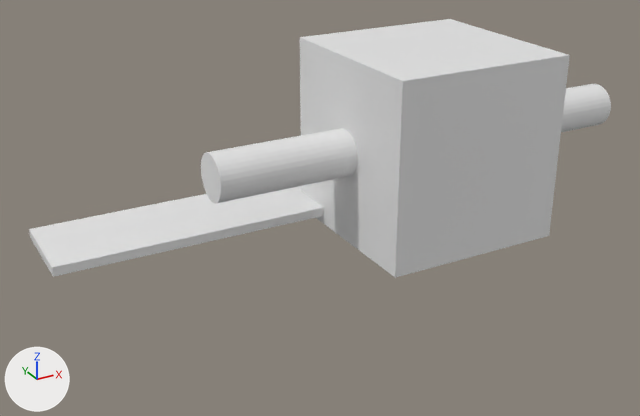
Two versions of the Blender file bicycle/振れ取り/振れ取り台/計測パーツ.blend, one commit apart.
Before and after are seen from a camera (50 mm lens) standing at (-0.0541, -0.0747, 0.0317) and looking at (-0.0114, 0.0028, -0.0071). Every picture has the same lights, and +X, +Y and +Z are marked at lower left. The first picture is the older version.
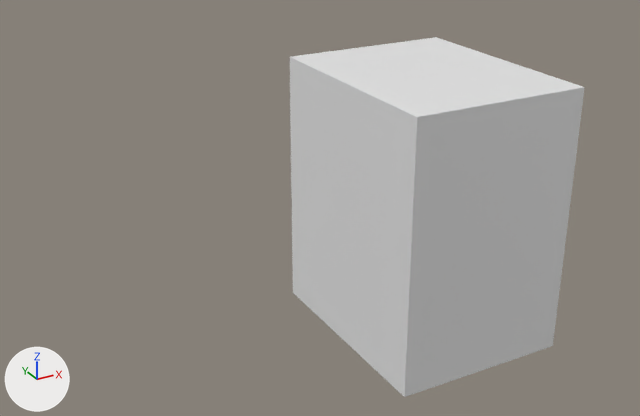
Scene script edits in JSON lines:
```json
{"op": "set", "path": "ob_cylinder.scale", "old": "(1.25, 1.25, 1.0)", "new": "(1.27, 1.27, 1.0)"}
{"op": "add", "block": "ob_cylinder", "code": "ob_cylinder.hide_set(True)"}
{"op": "set", "path": "ob_cube.location", "old": "(0.0, 0.0, 0.0)", "new": "(0.0, 0.0, -0.00768)"}
{"op": "set", "path": "ob_cube.scale", "old": "(1.0, 1.0, 1.0)", "new": "(1.0, 1.25, 1.5)"}
{"op": "set", "path": "ob_cube_001.location", "old": "(-0.02, 0.00957, -0.0085)", "new": "(0.0, 0.0, -0.017)"}
{"op": "set", "path": "ob_cube_001.scale", "old": "(2.0, 0.5, 0.05)", "new": "(0.605, 0.83, 1.0)"}
{"op": "add", "block": "ob_cube_001", "code": "ob_cube_001.hide_set(True)"}
```

Changed parts and their boxes [x1, y1, x2, y2] in the pictures (640 x 416 px):
```json
{"object": "Cube", "change": "moved, rescaled", "before": [300, 19, 570, 278], "after": [290, 37, 585, 397], "on screen": "9% wider, 39% taller"}
{"object": "Cube.001", "change": "hidden", "before": [29, 186, 324, 277]}
{"object": "Cylinder", "change": "hidden", "before": [201, 84, 611, 204]}
```
